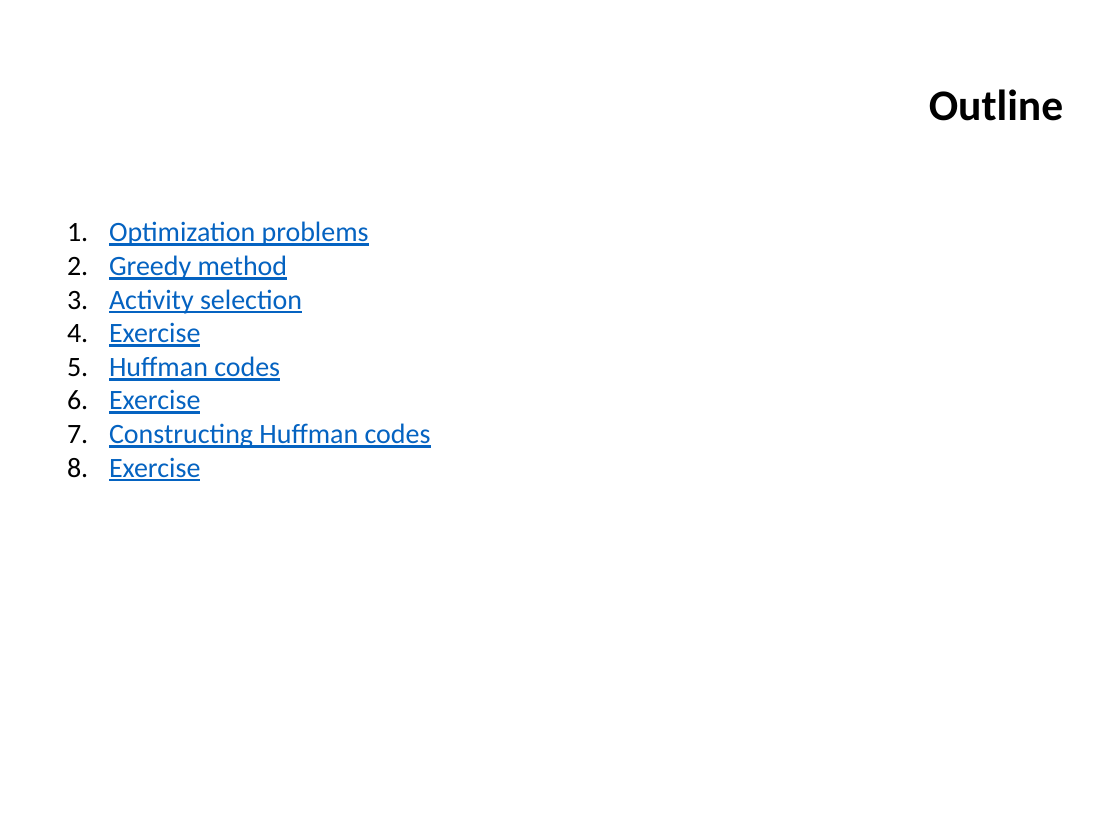
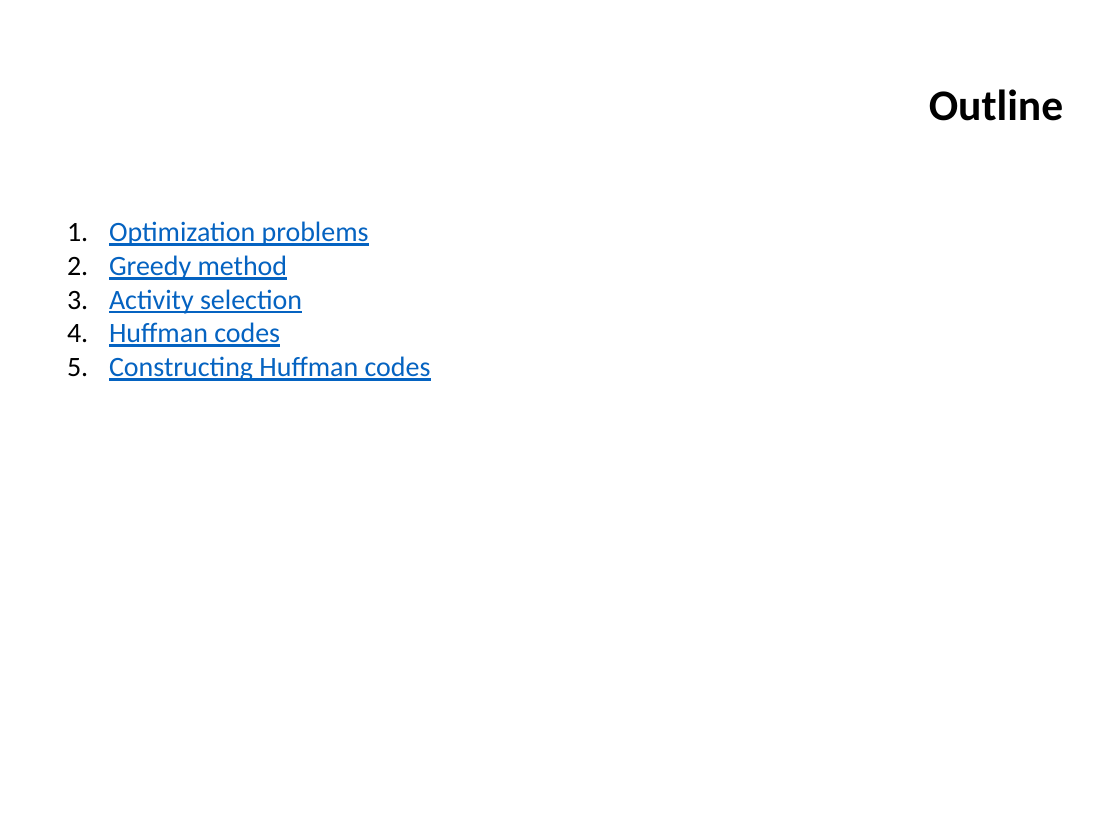
Before and after one commit to ifromm/dsa, a slide deck: slide 2 of slides/unit_7_greedy.pptx. Drawn at 1120x840 pixels with LibreOffice and Linux fonts; fonts in the diff are those of the drawing; background and template pictures are left out. Boxes give left, top, right and bottom in pixels: in the first picture for what was removed or moved away, otherwise in the second. Text is boxed around its words. In the diff, an @@ line names an element or a change of style, - is before the commit and + after.

```diff
--- a/slides/unit_7_greedy.pptx
+++ b/slides/unit_7_greedy.pptx
@@ text at <box>109,322,200,347</box>: paragraph removed @@
-4. Exercise
@@ text at <box>109,389,200,414</box>: paragraph removed @@
-6. Exercise
@@ text at <box>109,457,200,481</box>: paragraph removed @@
-8. Exercise
```
Also in this commit, not shown: 5 other slides changed, 3 other files.
